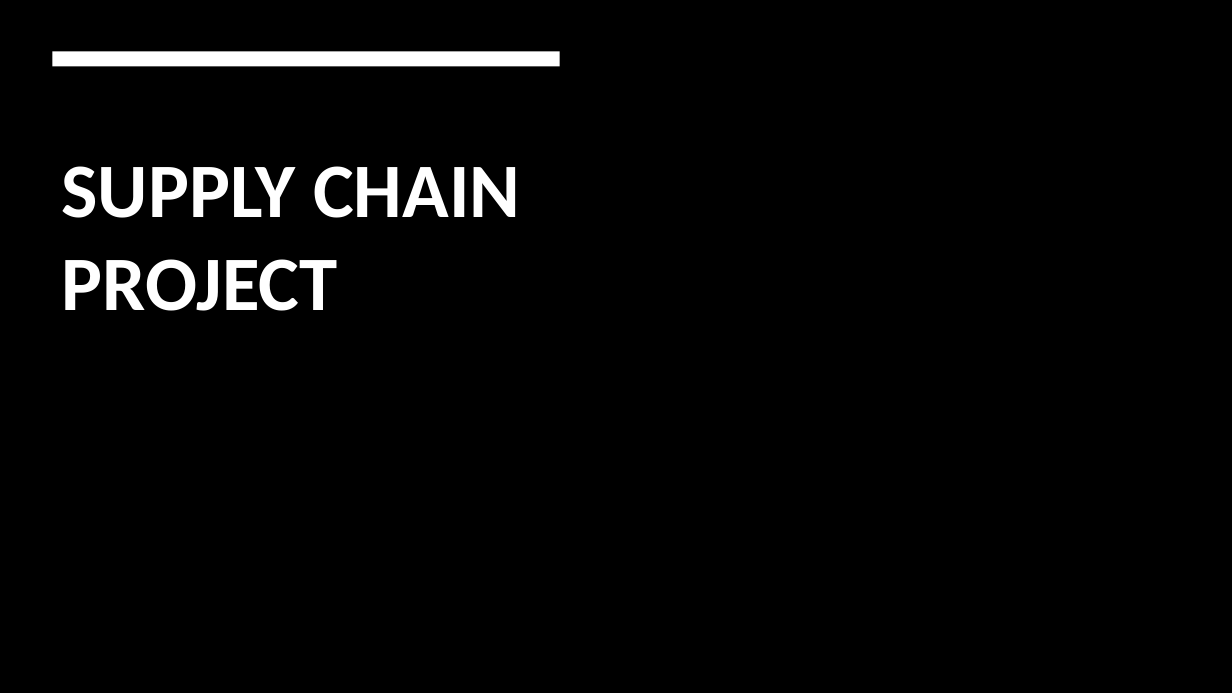
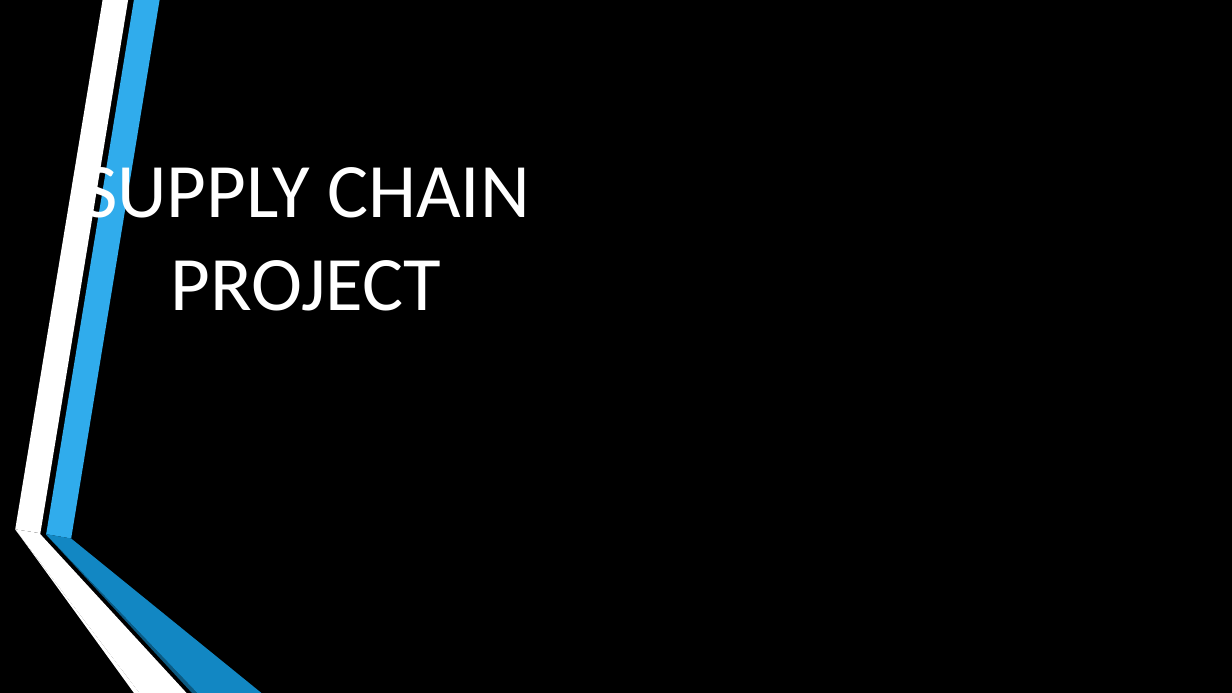
Before and after one commit to mariam530/supply-chain-project, a slide deck: slide 1 of New Microsoft PowerPoint Presentation.pptx. Drawn at 1232x693 pixels with LibreOffice and Linux fonts; fonts in the diff are those of the drawing; background and template pictures are left out. Boxes give left, top, right and bottom in pixels: in the first picture for what was removed or moved away, otherwise in the second. Text is boxed around its words. In the diff, an @@ line names an element or a change of style, - is before the commit and + after.

```diff
--- a/New Microsoft PowerPoint Presentation.pptx
+++ b/New Microsoft PowerPoint Presentation.pptx
@@ rectangle removed at (0,0,1232,693) @@
@@ rectangle removed at (0,0,772,693) @@
@@ rectangle removed at (53,52,560,67) @@
@@ title "SUPPLY CHAIN PROJECT" at (82,154,530,311): bold off; alignment left to centre @@
@@ group added at (15,0,262,693): 6 freeform shapes @@
```
Also in this commit, not shown: 33 other slides changed, 1 other file.
